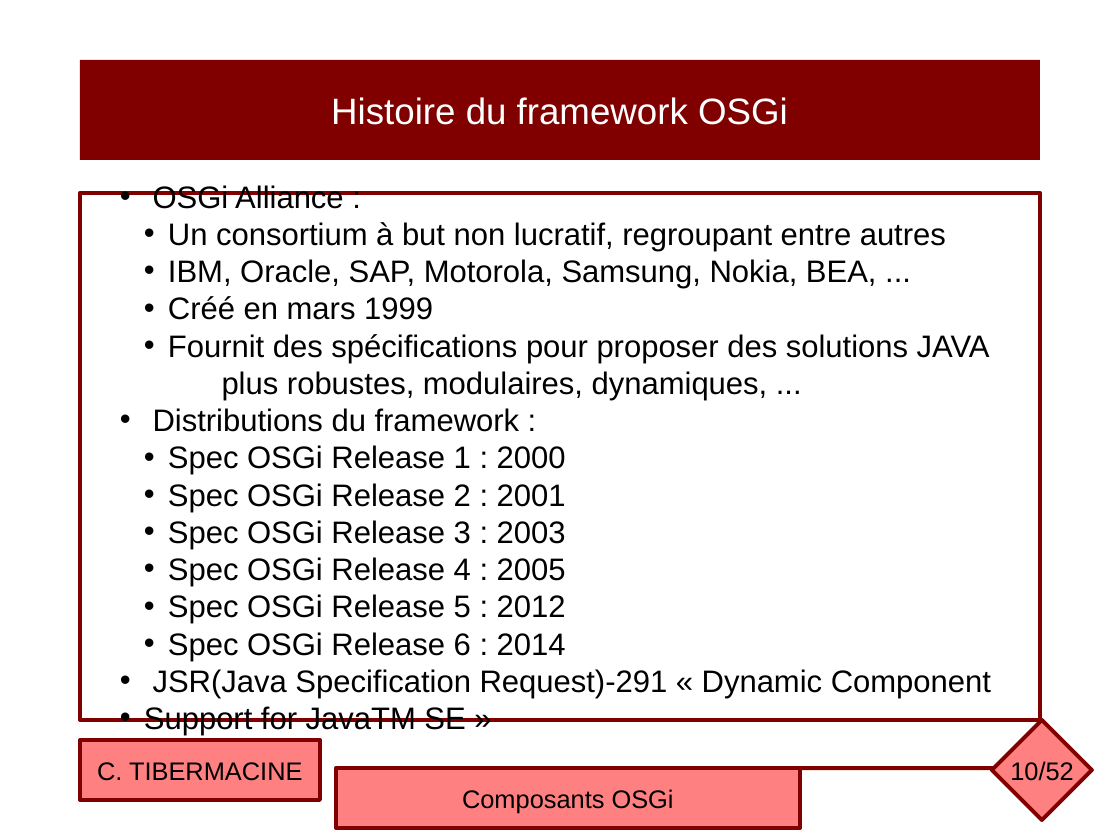
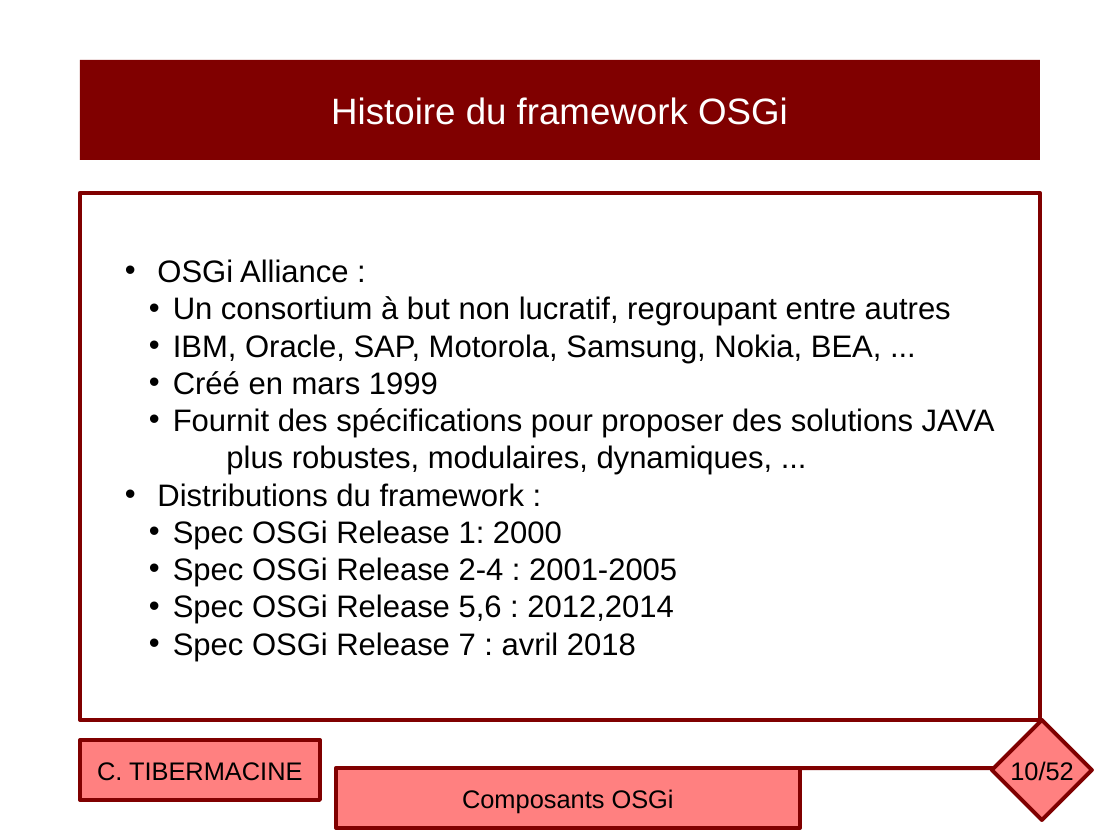
Before and after one commit to ctiber/composants, a slide deck: slide 10 of cours/cours3.odp. Drawn at 1120x840 pixels with LibreOffice and Linux fonts; fonts in the diff are those of the drawing. Boxes give left, top, right and bottom in pixels: in the first picture for what was removed or moved away, otherwise in the second. Text is boxed around its words. In the diff, an @@ line names an element or a change of style, - is before the commit and + after.

```diff
--- a/cours/cours3.odp
+++ b/cours/cours3.odp
@@ text in rectangle at box(173, 520, 677, 661): text changed @@
-  • Spec OSGi Release 1 : 2000
-  • Spec OSGi Release 2 : 2001
-  • Spec OSGi Release 3 : 2003
-  • Spec OSGi Release 4 : 2005
-  • Spec OSGi Release 5 : 2012
-  • Spec OSGi Release 6 : 2014
-• JSR(Java Specification Request)-291 « Dynamic Component
-• Support for JavaTM SE »
+  • Spec OSGi Release 1: 2000
+  • Spec OSGi Release 2-4 : 2001-2005
+  • Spec OSGi Release 5,6 : 2012,2014
+  • Spec OSGi Release 7 : avril 2018
```
Also in this commit, not shown: 18 other slides changed, 2 other files.
